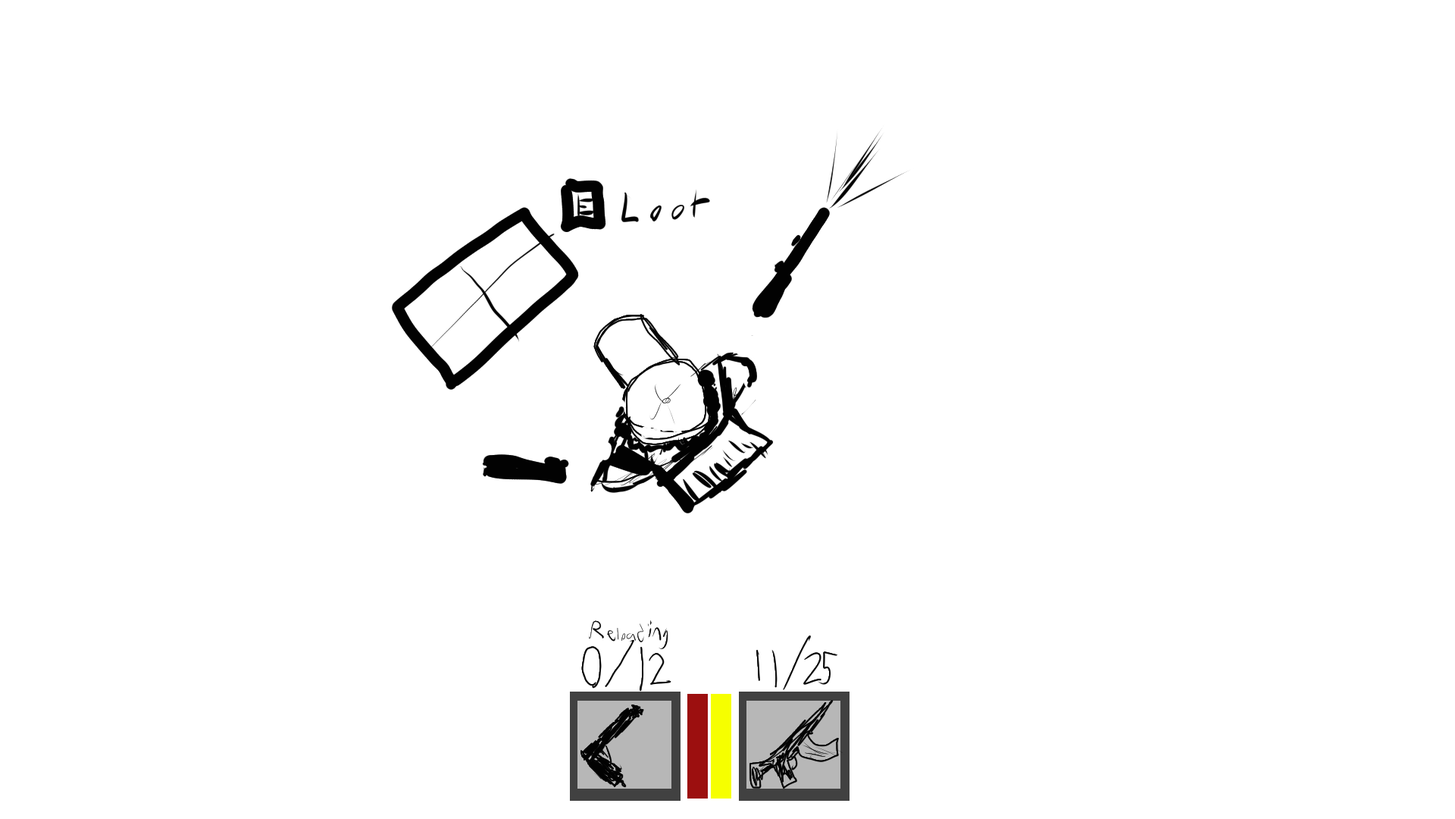
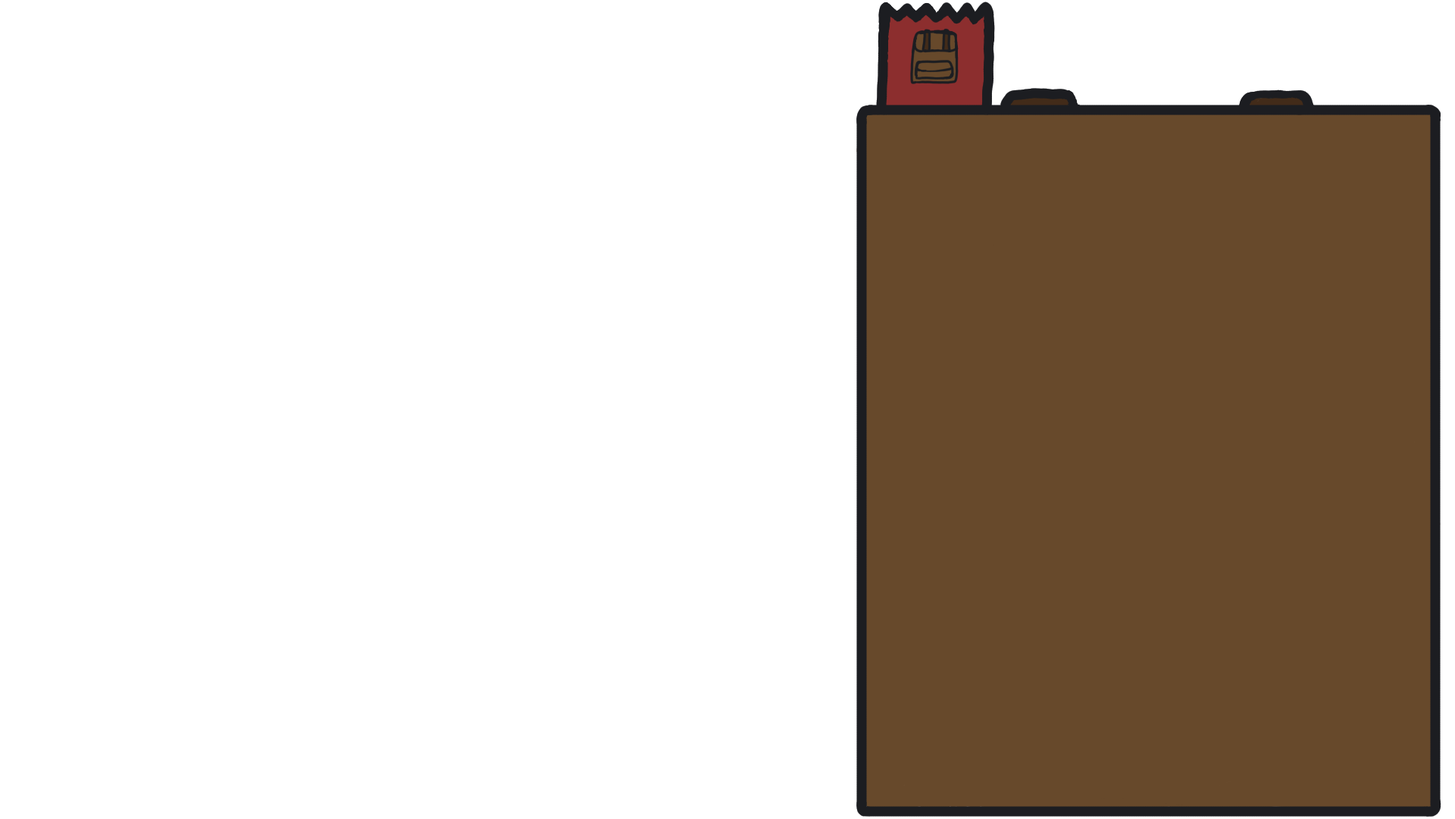
Layered file, before and after one edit (1455x819). Changes by layer:
added group "Group 4" with 2 layers above "ChestLines" over [391, 1, 1442, 818]
showed "BackpackLines", moved it into group "Group 4", painted on it over [391, 1, 1442, 818]
showed "BackpackBackground", moved it into group "Group 4", painted on it over [679, 1, 1442, 818]
hid "Paint Layer 1", opacity 100% → 28%, painted on it over [391, 97, 971, 818]
